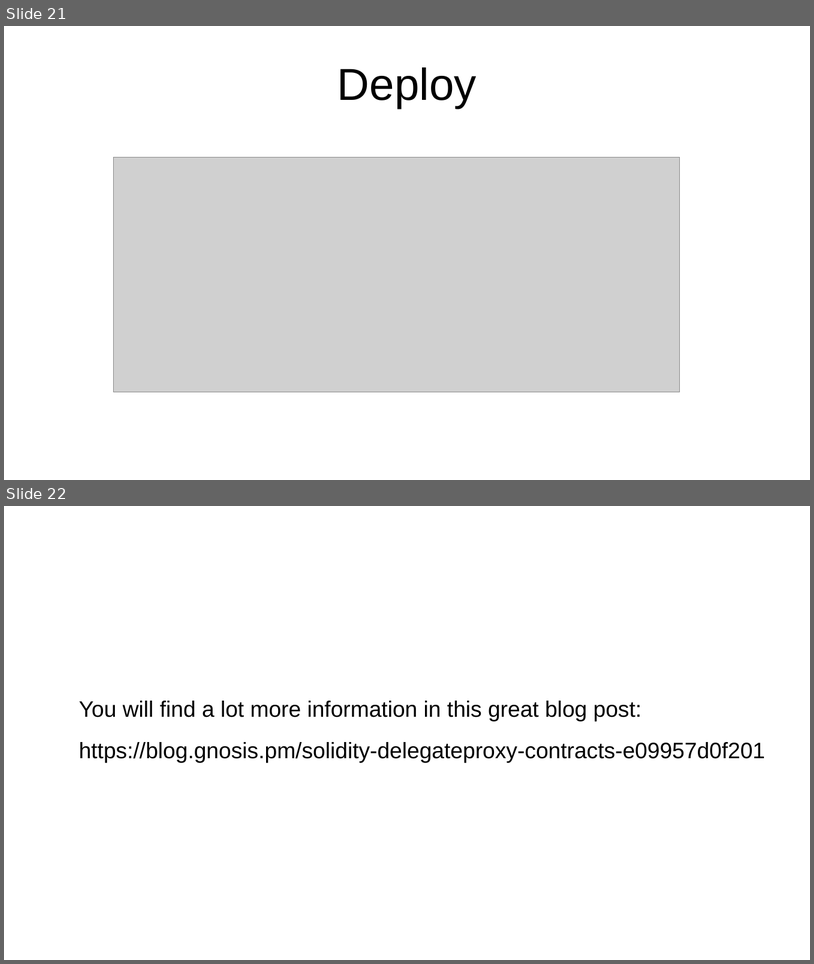
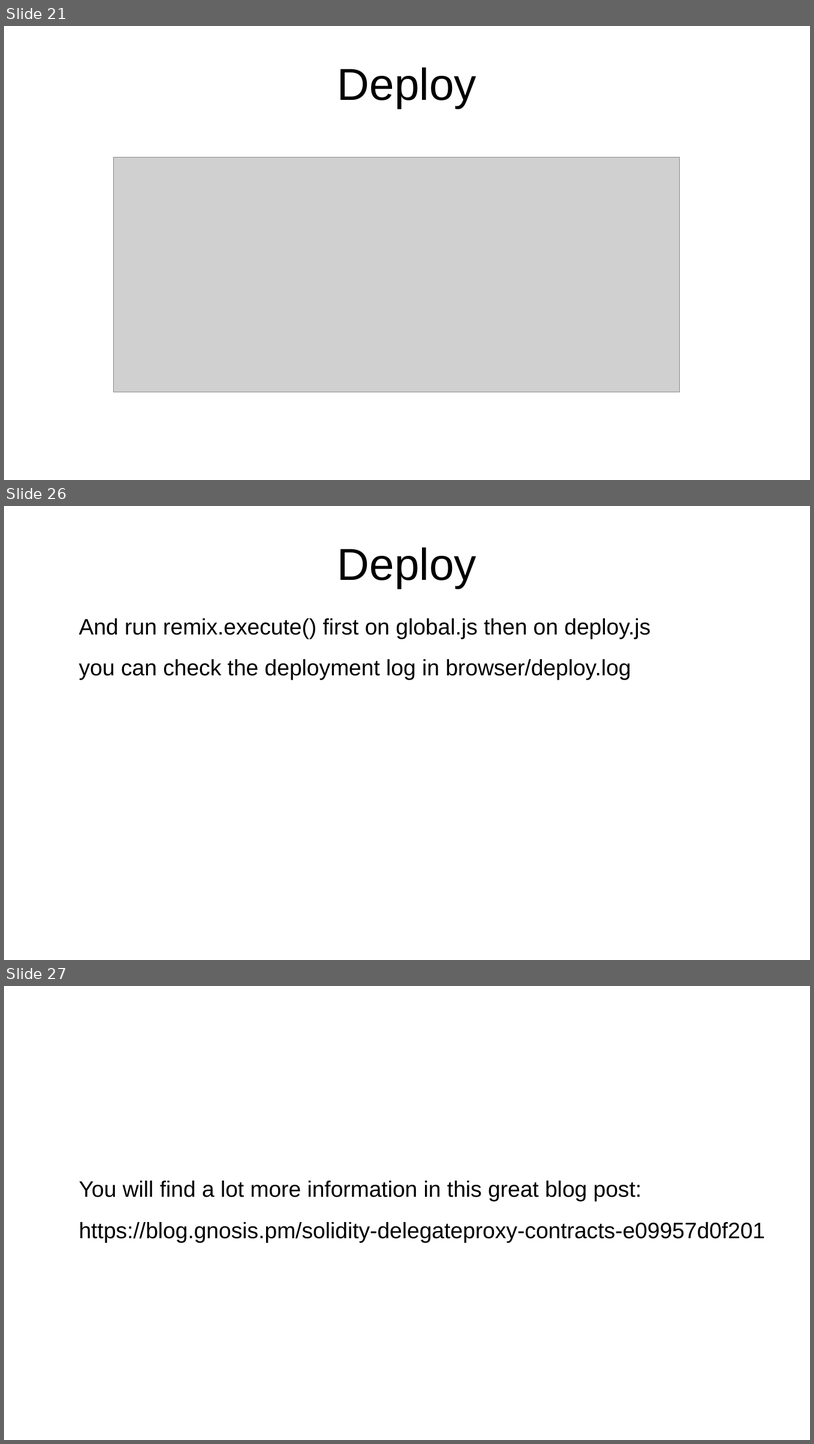
Before and after one commit to ethereum/remix-workshops, a slide deck: runningScript/proxyContract_AwardToken/ProxyContract.odp. Shown one above the other, each under a label of ours: slides 21 and 22 before the commit, slides 21, 26 and 27 after it; the slides between them are not shown. The pictures are 814x964 and 814x1444 pixels, drawn with LibreOffice and Linux fonts; fonts in the diff are those of the drawing; grey boxes stand for pictures. Boxes give left, top, right and bottom in pixels: in the first picture for what was removed or moved away, otherwise in the second. Text is boxed around its words. In the diff, an @@ line names an element or a change of style, - is before the commit and + after.

```diff
--- a/runningScript/proxyContract_AwardToken/ProxyContract.odp
+++ b/runningScript/proxyContract_AwardToken/ProxyContract.odp
@@ slide 26 added at <box>4,506,810,960</box>, background #FFFFFF @@
@@ title added at <box>338,547,477,588</box>, 44 pt, text #000000 @@
+Deploy
@@ text added at <box>79,618,651,680</box>, 22 pt, text #000000 @@
+And run remix.execute() first on global.js then on deploy.js
+you can check the deployment log in browser/deploy.log
@@ what was slide 22 is now slide 27 @@
```
Also in this commit, not shown: 4 other slides added, 2 other files.
